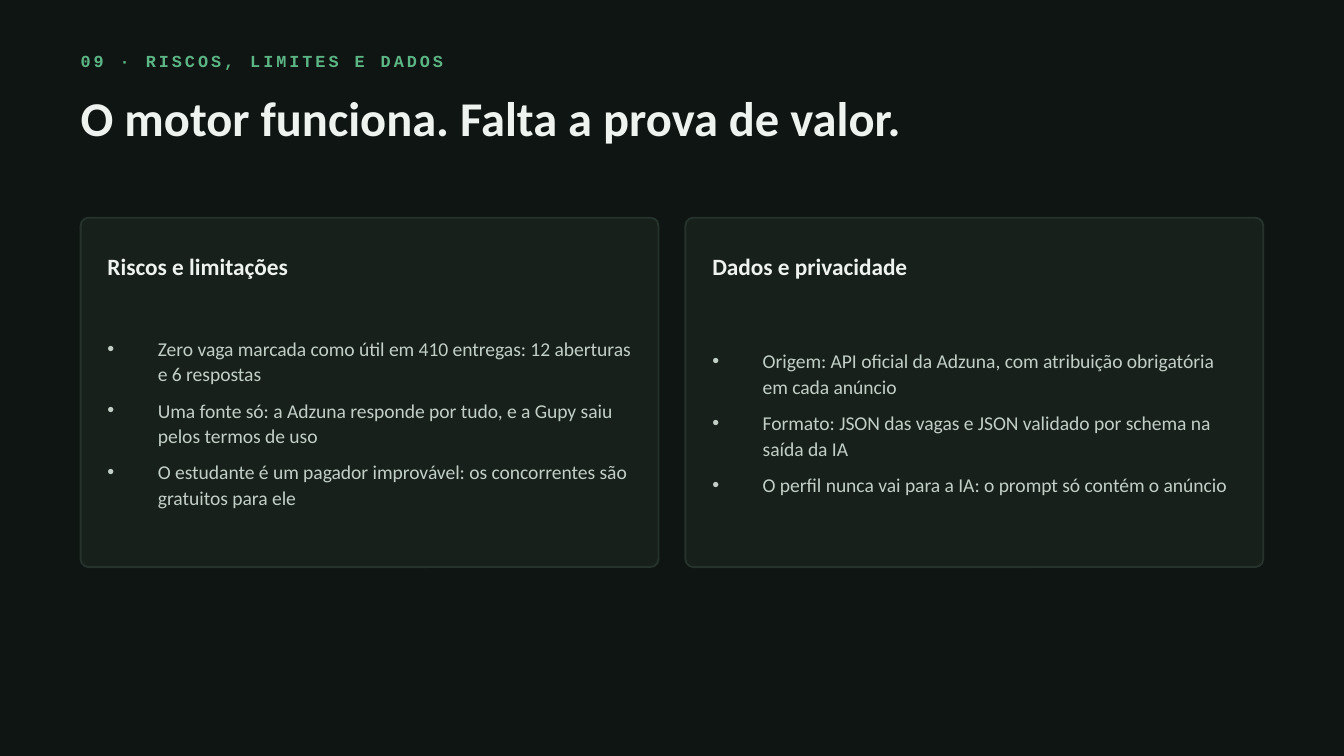
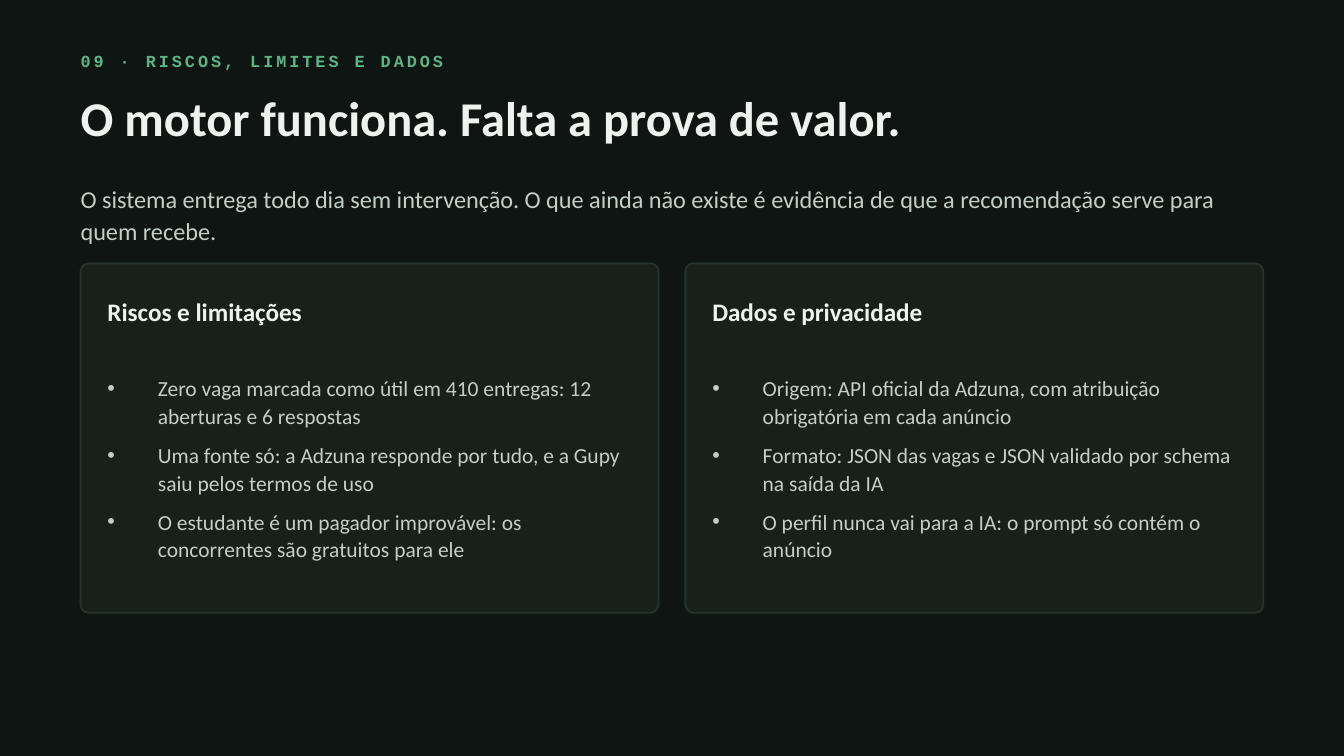
Before and after one commit to RadarEstagio/RadarEstagio, a slide deck: slide 9 of apresentacao/radar-de-estagio-pit.pptx. Drawn at 1344x756 pixels with LibreOffice and Linux fonts; fonts in the diff are those of the drawing. Boxes give left, top, right and bottom in pixels: in the first picture for what was removed or moved away, otherwise in the second. Text is boxed around its words. In the diff, an @@ line names an element or a change of style, - is before the commit and + after.

```diff
--- a/apresentacao/radar-de-estagio-pit.pptx
+++ b/apresentacao/radar-de-estagio-pit.pptx
@@ text added at bbox=[81, 191, 1214, 244], 13 pt, text #C2CFC7 @@
+O sistema entrega todo dia sem intervenção. O que ainda não existe é evidência de que a recomendação serve para quem recebe.
@@ 4 texts, 2 rounded rectangles: place and size @@
-4 texts, 2 rounded rectangles at bbox=[81, 218, 1263, 567]
+4 texts, 2 rounded rectangles at bbox=[81, 263, 1263, 613]
@@ text "Riscos e limitações" at bbox=[107, 303, 302, 326]: size 12.5 to 13.5 pt @@
@@ text "Dados e privacidade" at bbox=[712, 303, 922, 325]: size 12.5 to 13.5 pt @@
@@ text "Zero vaga marcada como útil ..." at bbox=[158, 381, 620, 561]: size 10.5 to 11.5 pt @@
@@ text "Origem: API oficial da Adzuna, ..." at bbox=[763, 381, 1231, 557]: size 10.5 to 11.5 pt @@
```
Also in this commit, not shown: 9 other slides changed, 1 other file.
